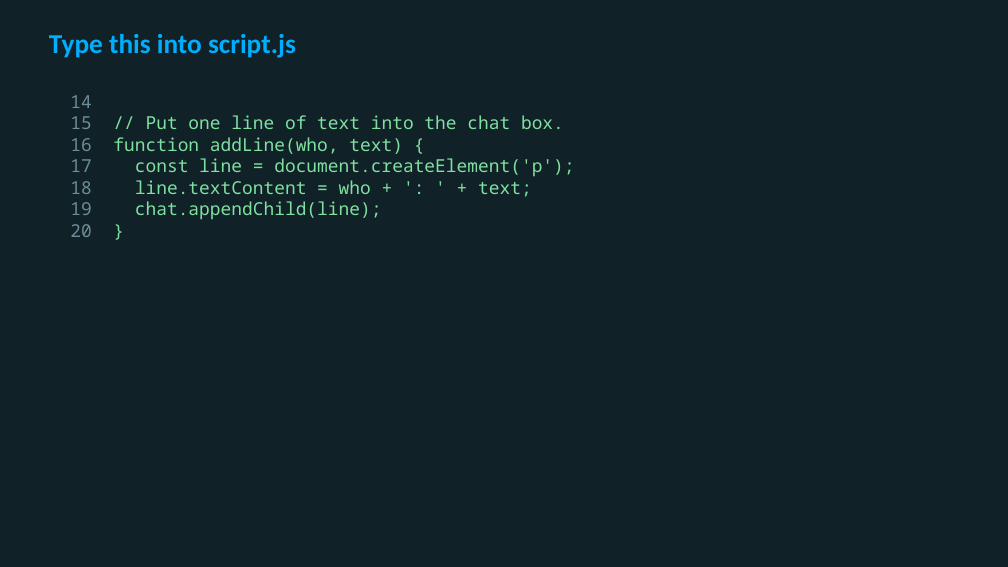
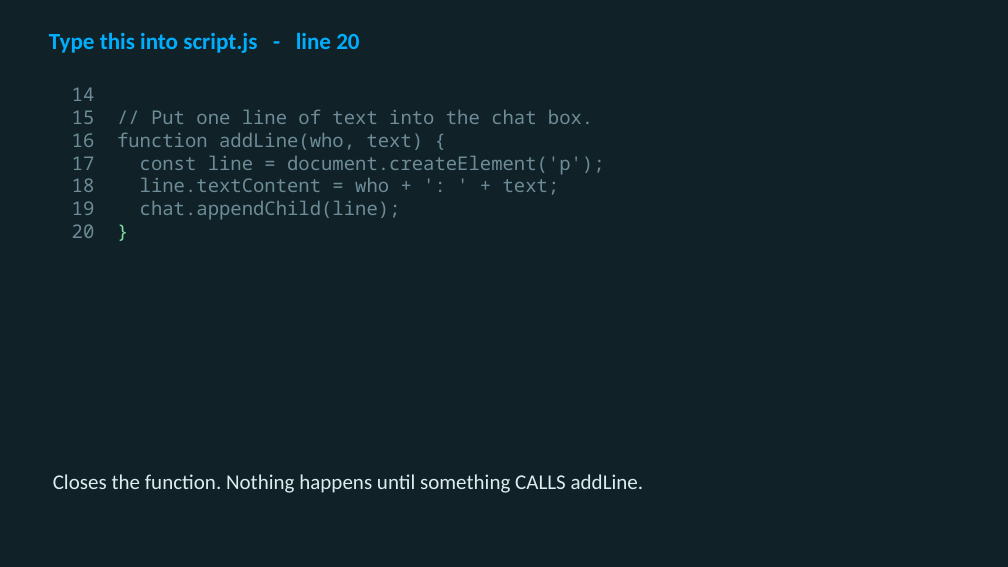
Before and after one commit to utgapps/utgapps.github.io, a slide deck: slide 38 of ai101/slides/week-02.pptx (slide 9 before the commit). Drawn at 1008x567 pixels with LibreOffice and Linux fonts; fonts in the diff are those of the drawing. Boxes give left, top, right and bottom in pixels: in the first picture for what was removed or moved away, otherwise in the second. Text is boxed around its words. In the diff, an @@ line names an element or a change of style, - is before the commit and + after.

```diff
--- a/ai101/slides/week-02.pptx
+++ b/ai101/slides/week-02.pptx
@@ text at [49,32,359,53]: text changed; size 26 to 22 pt @@
-Type this into script.js
+Type this into script.js - line 20
@@ text "14": place and size @@
-text "14" at [70,95,574,220]
+text "14" at [72,87,605,220]
@@ text "14" at [72,87,605,220]: size 17 to 18 pt, text colour #7FE0A0 to #6D8C97 @@
@@ text added at [53,474,644,493], 20 pt, text #DCECEF @@
+Closes the function. Nothing happens until something CALLS addLine.
```
Also in this commit, not shown: 2 other slides changed, 30 slides added, 17 other files.
